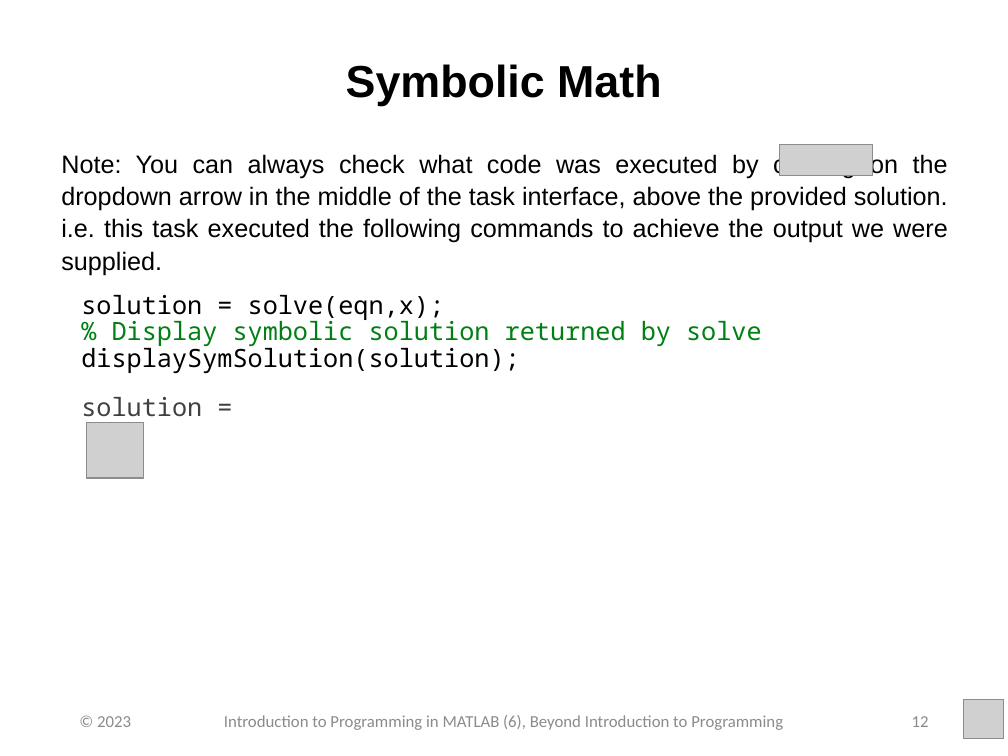
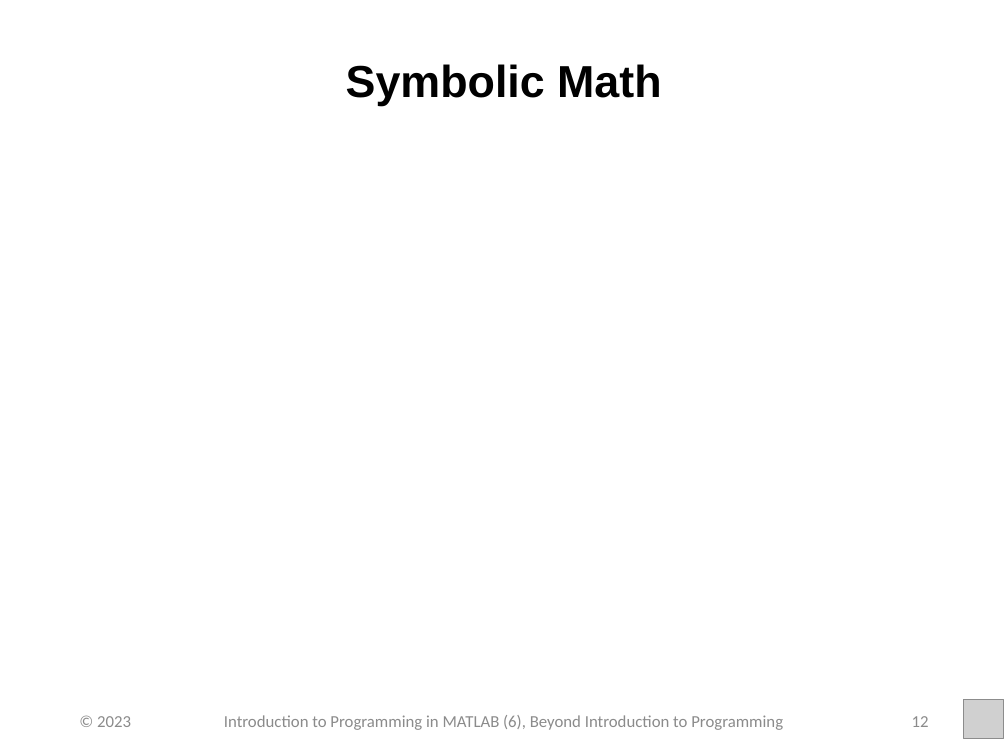
Before and after one commit to jedekoru/Introduction-to-Programming-in-MATLAB, a slide deck: slide 12 of Week 6 - Bigger Picture - Iteroperability - Beyond introduction to Programming Solution/PowerPoint Presentations/Week_6_Part_3_Beyond_Introduction_to_Programming_Solution.pptx. Drawn at 1008x756 pixels with LibreOffice and Linux fonts; fonts in the diff are those of the drawing; grey boxes stand for pictures. Boxes give left, top, right and bottom in pixels: in the first picture for what was removed or moved away, otherwise in the second. Text is boxed around its words. In the diff, an @@ line names an element or a change of style, - is before the commit and + after.

```diff
--- a/Week 6 - Bigger Picture - Iteroperability - Beyond introduction to Programming Solution/PowerPoint Presentations/Week_6_Part_3_Beyond_Introduction_to_Programming_Solution.pptx
+++ b/Week 6 - Bigger Picture - Iteroperability - Beyond introduction to Programming Solution/PowerPoint Presentations/Week_6_Part_3_Beyond_Introduction_to_Programming_Solution.pptx
@@ picture removed at (x1=779, y1=144, x2=873, y2=175) @@
@@ text removed at (x1=61, y1=152, x2=948, y2=423) @@
-Note: You can always check what code was executed by clicking on the dropdown arrow in the middle of the task interface, above the provided solution. i.e. this task executed the following commands to achieve the output we were supplied.
-  solution = solve(eqn,x);
-  % Display symbolic solution returned by solve
-  displaySymSolution(solution);
-  solution =
@@ picture removed at (x1=87, y1=422, x2=144, y2=478) @@
```
Also in this commit, not shown: 18 other slides changed, 42 other files.
